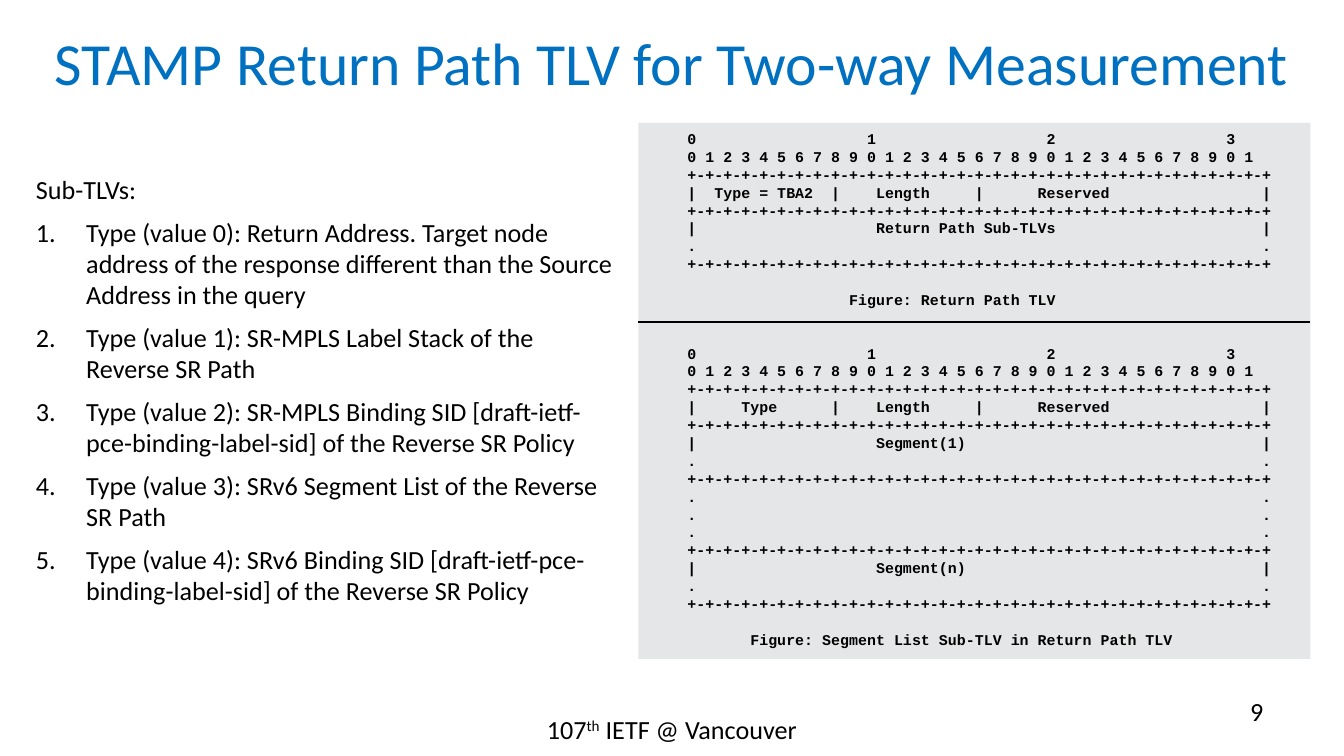
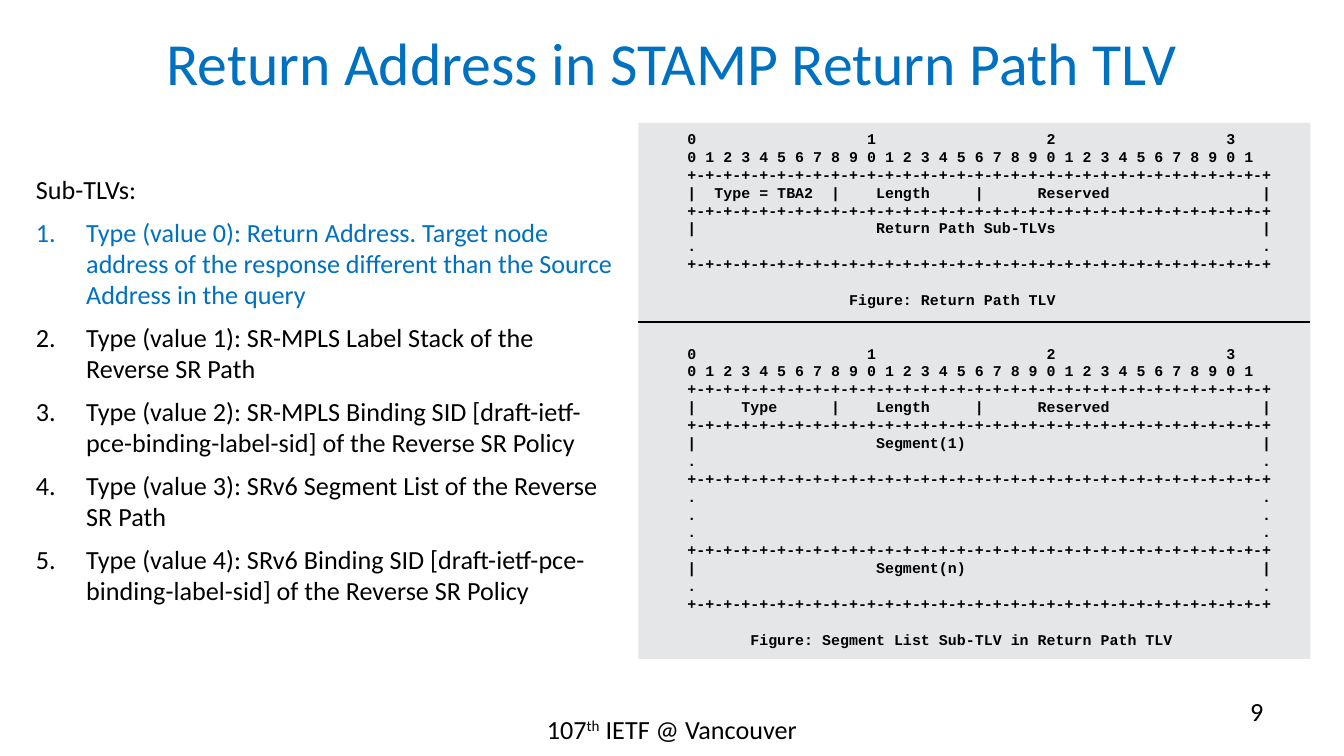
Before and after one commit to rakgandhi/ietf-slides, a slide deck: slide 9 of draft-gandhi-spring-twamp-srpm-07.pptx. Drawn at 1344x756 pixels with LibreOffice and Linux fonts; fonts in the diff are those of the drawing. Boxes give left, top, right and bottom in pixels: in the first picture for what was removed or moved away, otherwise in the second. Text is boxed around its words. In the diff, an @@ line names an element or a change of style, - is before the commit and + after.

```diff
--- a/draft-gandhi-spring-twamp-srpm-07.pptx
+++ b/draft-gandhi-spring-twamp-srpm-07.pptx
@@ title at [167,43,1176,86]: text changed @@
-STAMP Return Path TLV for Two-way Measurement
+Return Address in STAMP Return Path TLV
@@ text at [86,223,611,309]: text colour #000000 to #0070C0 in "Type (value 0): Return Address. Target node ..." @@
```
Also in this commit, not shown: 6 other slides changed.
